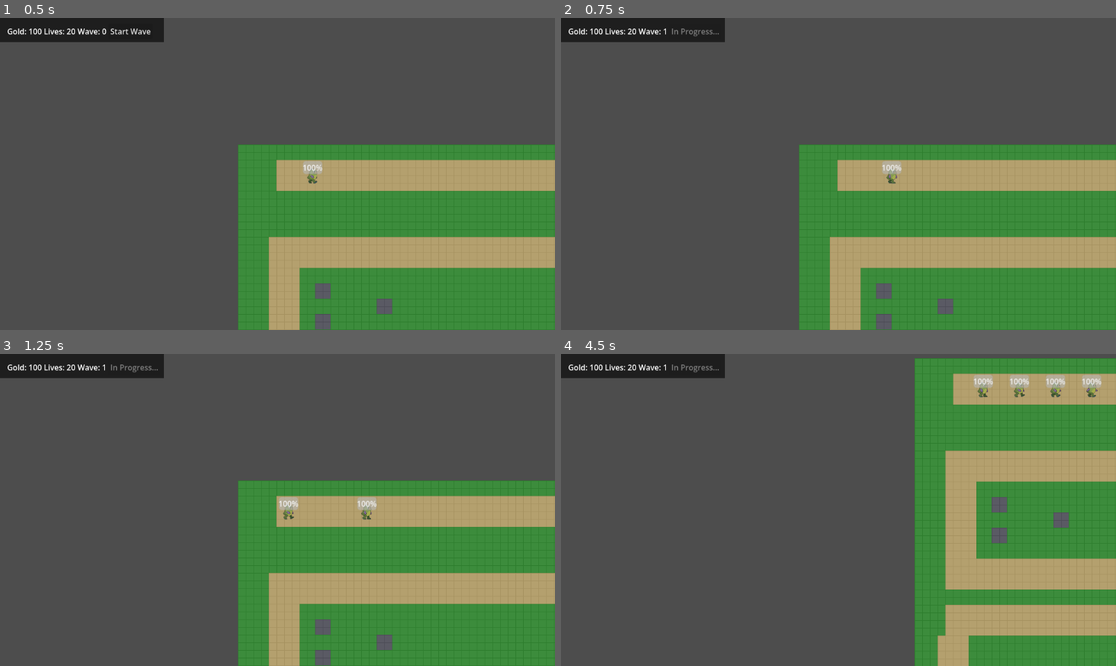
Above: before the commit, frames 1-4 (two rows, left to right).
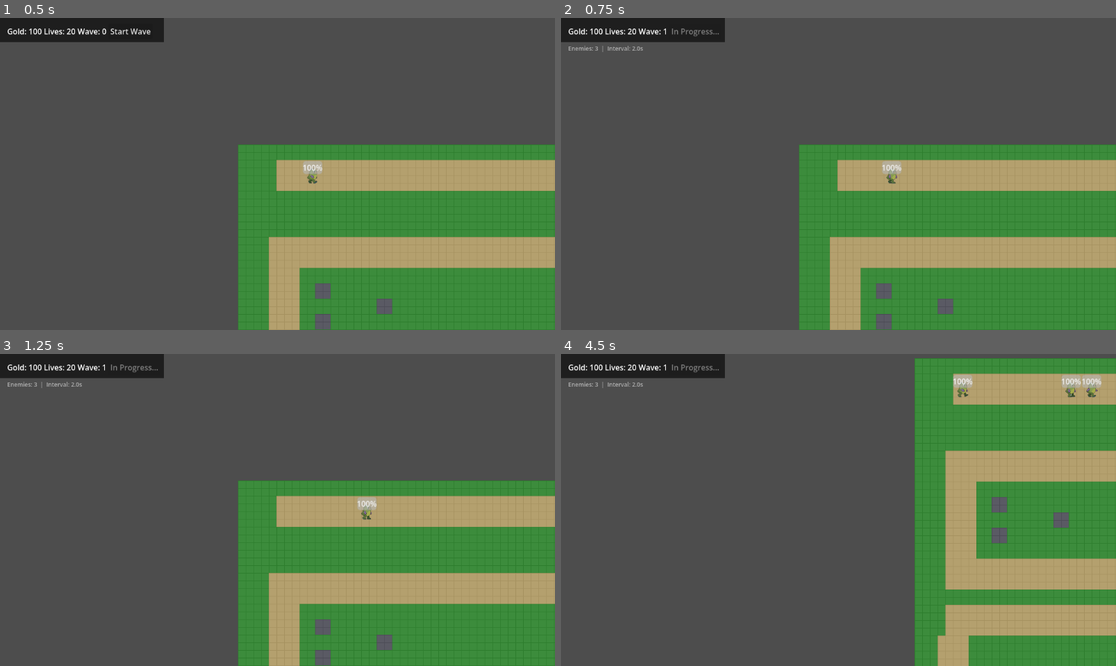
Above: after the commit, the same moments.

Repository: yinghuo112/My-Godot-frist-Game-TD
Game: Godot game, scene res://tower_defense.tscn
Two runs of this game, one before a commit and one after it. Both use one fixed random seed, a clock stepped at 60 frames per second and the inputs below.
Inputs (mouse positions are in pixels of both pictures, inside the frame that each line leads up to):
- Up to frame 1 (0.5 s): no input
- Up to frame 2 (0.75 s): click "Start Wave" at 0.5 s
- Up to frame 3 (1.25 s): no input
- Up to frame 4 (4.5 s): tap Enter at 1.25, 3.5 s; move the mouse to (960, 494) at 1.27 s; tap T at 1.35, 2.85, 4.35 s; click (960, 494) at 1.42 s; drag from (727, 525) to (982, 513) at 2.02 s; tap Space at 2.75 s; move the mouse to (894, 441) at 2.77 s; click (894, 441) at 2.92 s; drag from (810, 572) to (672, 463) at 3.52 s; move the mouse to (1005, 556) at 4.27 s; click (1005, 556) at 4.42 s

Frame 1 is identical in both runs. In frame 2, less than 0.1% of the frame differs, in the area x 1-15%, y 8-11%; in frame 3, 0.3%; in frame 4, 1.0%, in the area x 1-94%, y 6-15%.

Commit message:
波次系统 v1.0

Diff:
--- a/tower_defense.tscn
+++ b/tower_defense.tscn
@@ -139,6 +139,15 @@
 layout_mode = 2
 text = "Start Wave"
 
+[node name="WaveConfigLabel" type="Label" parent="UI"]
+offset_left = 15.0
+offset_top = 55.0
+offset_right = 340.0
+offset_bottom = 72.0
+theme_override_colors/font_color = Color(0.7, 0.7, 0.7, 1)
+theme_override_font_sizes/font_size = 12
+text = ""
+
 [node name="GameOverBG" type="ColorRect" parent="UI" unique_id=999000002]
 visible = false
 offset_right = 1280.0
--- a/场景/WaveConfigPanel.tscn
+++ b/场景/WaveConfigPanel.tscn
@@ -1,42 +1,70 @@
-[gd_scene format=3]
+[gd_scene format=3 uid="uid://dr6uswbec6dy5"]
 
-[ext_resource type="Script" path="res://场景/wave_config_panel.gd" id="1_rh6r3"]
+[ext_resource type="Script" uid="uid://k4cfji8ee3r" path="res://场景/wave_config_panel.gd" id="1_rh6r3"]
 
-[node name="WaveConfigPanel" type="Panel"]
-offset_left = 0.0
-offset_top = 0.0
+[node name="WaveConfigPanel" type="Panel" unique_id=973926304]
 offset_right = 400.0
-offset_bottom = 200.0
+offset_bottom = 220.0
 script = ExtResource("1_rh6r3")
 
-[node name="MarginContainer" type="MarginContainer" parent="."]
+[node name="MarginContainer" type="MarginContainer" parent="." unique_id=2070574928]
 layout_mode = 0
 offset_left = 10.0
 offset_top = 10.0
 offset_right = 390.0
-offset_bottom = 190.0
+offset_bottom = 210.0
 
-[node name="VBox" type="VBoxContainer" parent="MarginContainer"]
+[node name="VBox" type="VBoxContainer" parent="MarginContainer" unique_id=302567858]
 layout_mode = 2
 
-[node name="Title" type="Label" parent="MarginContainer/VBox"]
+[node name="Title" type="Label" parent="MarginContainer/VBox" unique_id=1174478259]
 layout_mode = 2
-text = "波次配置面板（开发者工具）"
 theme_override_colors/font_color = Color(1, 1, 1, 1)
 theme_override_font_sizes/font_size = 16
+text = "波次配置面板（开发者工具）"
 
-[node name="Hint" type="Label" parent="MarginContainer/VBox"]
+[node name="Hint" type="Label" parent="MarginContainer/VBox" unique_id=999071895]
 layout_mode = 2
-text = "在 Inspector 中编辑 waves 数组，然后点击导出"
 theme_override_colors/font_color = Color(0.7, 0.7, 0.7, 1)
+text = "设置数值后点击导出"
 
-[node name="ExportBtn" type="Button" parent="MarginContainer/VBox"]
+[node name="CountRow" type="HBoxContainer" parent="MarginContainer/VBox" unique_id=606372199]
+layout_mode = 2
+
+[node name="CountLabel" type="Label" parent="MarginContainer/VBox/CountRow" unique_id=1481593407]
+layout_mode = 2
+text = "敌人数量:"
+
+[node name="CountInput" type="SpinBox" parent="MarginContainer/VBox/CountRow" unique_id=1868837817]
+unique_name_in_owner = true
+layout_mode = 2
+size_flags_horizontal = 3
+min_value = 1.0
+max_value = 999.0
+value = 3.0
+
+[node name="IntervalRow" type="HBoxContainer" parent="MarginContainer/VBox" unique_id=1003101927]
+layout_mode = 2
+
+[node name="IntervalLabel" type="Label" parent="MarginContainer/VBox/IntervalRow" unique_id=200024649]
+layout_mode = 2
+text = "生成间隔(秒):"
+
+[node name="IntervalInput" type="SpinBox" parent="MarginContainer/VBox/IntervalRow" unique_id=2100905289]
+unique_name_in_owner = true
+layout_mode = 2
+size_flags_horizontal = 3
+min_value = 0.1
+max_value = 10.0
+step = 0.1
+value = 2.0
+
+[node name="ExportBtn" type="Button" parent="MarginContainer/VBox" unique_id=1112882024]
+unique_name_in_owner = true
 layout_mode = 2
 text = "导出配置"
+
+[node name="StatusLabel" type="Label" parent="MarginContainer/VBox" unique_id=1542413468]
 unique_name_in_owner = true
-
-[node name="StatusLabel" type="Label" parent="MarginContainer/VBox"]
 layout_mode = 2
-text = ""
 theme_override_colors/font_color = Color(0.4, 0.9, 0.4, 1)
-unique_name_in_owner = true
--- a/场景/wave_config_panel.gd
+++ b/场景/wave_config_panel.gd
@@ -1,32 +1,39 @@
 @tool
 extends Panel
 
-@export var waves: Array[WaveEntry] = []
-
+@onready var count_input: SpinBox = %CountInput
+@onready var interval_input: SpinBox = %IntervalInput
 @onready var export_btn: Button = %ExportBtn
 @onready var status_label: Label = %StatusLabel
 
 func _ready():
 	if Engine.is_editor_hint():
 		export_btn.pressed.connect(_on_export)
-		if not ResourceLoader.exists("res://配置/wave_config.tres"):
-			_generate_default()
+		_load_from_tres()
 	else:
 		queue_free()
 
-func _generate_default():
+func _load_from_tres():
+	if not ResourceLoader.exists("res://配置/wave_config.tres"):
+		return
+	var data = load("res://配置/wave_config.tres")
+	if not data or data.waves.size() == 0:
+		return
+	var entry = data.waves[0]
+	count_input.value = entry.count
+	interval_input.value = entry.spawn_interval
+
+func _on_export():
 	var entry = WaveEntry.new()
 	entry.enemy_scene = preload("res://怪物/green_monster.tscn")
-	entry.count = 12
-	entry.spawn_interval = 0.5
-	waves = [entry]
-	_on_export()
+	entry.count = int(count_input.value)
+	entry.spawn_interval = interval_input.value
 
-func _on_export():
 	var data = WaveConfigData.new()
-	data.waves = waves.duplicate()
+	data.waves = [entry]
 	var result = ResourceSaver.save(data, "res://配置/wave_config.tres")
 	if result == OK:
 		status_label.text = "导出成功！"
+		print("波次配置已导出: count=%d, interval=%.1f" % [entry.count, entry.spawn_interval])
 	else:
 		status_label.text = "导出失败: " + error_string(result)
--- a/核心/game_manager.gd
+++ b/核心/game_manager.gd
@@ -1,6 +1,6 @@
 extends Node
 
-signal wave_started(wave_number)
+signal wave_started(wave_number, count, spawn_interval)
 signal wave_done
 signal enemy_killed(gold_reward)
 signal game_over
@@ -33,7 +33,6 @@
 
 	wave += 1
 	is_wave_active = true
-	wave_started.emit(wave)
 
 	_current_entry = _get_wave_entry(wave)
 	enemies_to_spawn = _current_entry.count
@@ -43,17 +42,26 @@
 	timer.one_shot = false
 	timer.start()
 
+	print("第 %d 波开始: 敌人=%d, 间隔=%.1fs" % [wave, _current_entry.count, _current_entry.spawn_interval])
+	wave_started.emit(wave, _current_entry.count, _current_entry.spawn_interval)
+
 func _load_config() -> WaveConfigData:
+	print("尝试加载波次配置: res://配置/wave_config.tres")
 	if ResourceLoader.exists("res://配置/wave_config.tres"):
 		var data: WaveConfigData = load("res://配置/wave_config.tres")
 		if data and data.waves.size() > 0:
+			print("波次配置加载成功: %d 个波次" % data.waves.size())
 			return data
+		print("配置文件存在但数据无效，使用默认配置")
+	else:
+		print("配置文件不存在，使用默认配置")
 	var entry = WaveEntry.new()
 	entry.enemy_scene = preload("res://怪物/green_monster.tscn")
 	entry.count = 12
 	entry.spawn_interval = 0.5
 	var fallback = WaveConfigData.new()
 	fallback.waves = [entry]
+	print("使用默认配置: 敌人=12, 间隔=0.5s")
 	return fallback
 
 func _get_wave_entry(wave_number: int) -> WaveEntry:
--- a/核心/main.gd
+++ b/核心/main.gd
@@ -7,6 +7,7 @@
 @onready var game_over_bg: ColorRect = $UI/GameOverBG
 @onready var game_over_label: Label = $UI/GameOverLabel
 @onready var tower_slots: Node2D = $TowerSlots
+@onready var wave_config_label: Label = $UI/WaveConfigLabel
 
 var tower_scene = preload("res://scenes/ArrowTower.tscn")
 
@@ -26,6 +27,8 @@
 
 
 func _input(event: InputEvent) -> void:
+	if event is InputEventKey and event.pressed and event.keycode == KEY_T:
+		_spawn_test_enemy()
 	if event is InputEventMouseButton and event.pressed and event.button_index == MOUSE_BUTTON_LEFT:
 		var click_pos := get_global_mouse_position()
 		for slot in tower_slots.get_children():
@@ -43,6 +46,22 @@
 	slot.add_child(tower)
 	tower.position = Vector2.ZERO
 	GameManager.spend_gold(50)
+
+func _spawn_test_enemy() -> void:
+	print("=== 调试: 直接生成测试小怪 ===")
+	var scene = preload("res://怪物/green_monster.tscn")
+	var enemy = scene.instantiate()
+	enemy.died.connect(_on_test_enemy_died)
+	enemy.reached_end.connect(_on_test_enemy_reached_end)
+	var path = get_tree().root.get_node("TowerDefense/EnemyPath")
+	path.add_child(enemy)
+	print("测试小怪已生成，路径: EnemyPath")
+
+func _on_test_enemy_died(enemy):
+	print("测试小怪被击杀，金币奖励: %d" % enemy.gold_reward)
+
+func _on_test_enemy_reached_end():
+	print("测试小怪到达终点")
 
 func _on_start_wave() -> void:
 	start_btn.disabled = true
@@ -62,13 +81,15 @@
 	wave_label.text = "Wave: %d" % wave
 
 
-func _on_wave_started(wave_number: int) -> void:
+func _on_wave_started(wave_number: int, count: int, spawn_interval: float) -> void:
 	_update_wave(wave_number)
+	wave_config_label.text = "Enemies: %d  |  Interval: %.1fs" % [count, spawn_interval]
 
 
 func _on_wave_done() -> void:
 	start_btn.disabled = false
 	start_btn.text = "Start Wave"
+	wave_config_label.text = ""
 
 
 func _on_game_over() -> void:
--- a/配置/wave_config.tres
+++ b/配置/wave_config.tres
@@ -1,15 +1,15 @@
-[gd_resource type="Resource" script_class="WaveConfigData" format=3]
+[gd_resource type="Resource" script_class="WaveConfigData" format=3 uid="uid://l7vkt6likh2j"]
 
-[ext_resource type="Script" path="res://资源/wave_config_data.gd" id="1_abc"]
-[ext_resource type="Script" path="res://资源/wave_entry.gd" id="2_def"]
-[ext_resource type="PackedScene" path="res://怪物/green_monster.tscn" id="3_ghi"]
+[ext_resource type="Script" uid="uid://casgng1xf7drw" path="res://资源/wave_config_data.gd" id="1_abc"]
+[ext_resource type="Script" uid="uid://caxj6t0ay7o4b" path="res://资源/wave_entry.gd" id="2_def"]
+[ext_resource type="PackedScene" uid="uid://07sie8ex2xn3" path="res://怪物/green_monster.tscn" id="3_ghi"]
 
 [sub_resource type="Resource" id="Resource_1"]
 script = ExtResource("2_def")
 enemy_scene = ExtResource("3_ghi")
-count = 12
-spawn_interval = 0.5
+count = 3
+spawn_interval = 2.0
 
 [resource]
 script = ExtResource("1_abc")
-waves = [SubResource("Resource_1")]
+waves = Array[ExtResource("2_def")]([SubResource("Resource_1")])
